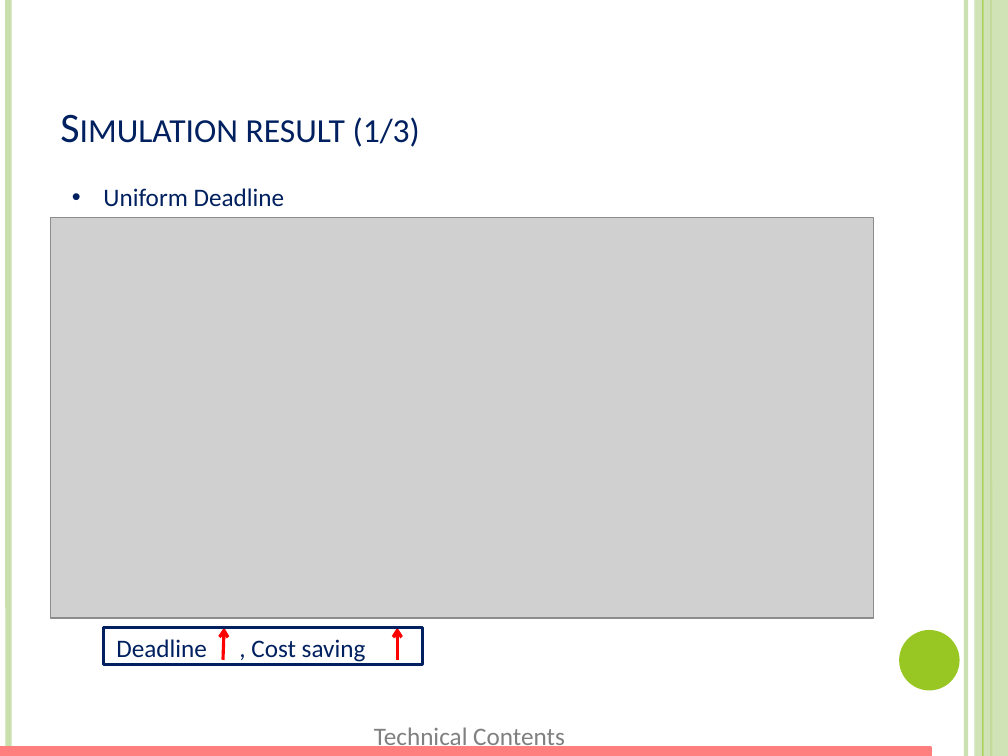
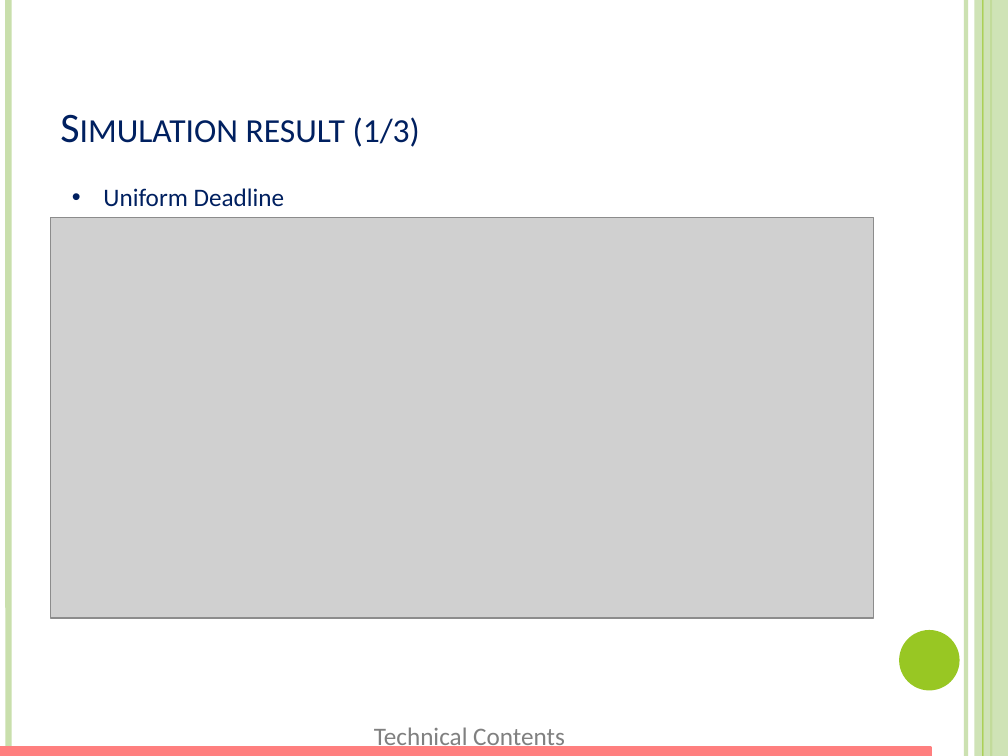
Before and after one commit to xizhonghua/GreenDC-Summary, a slide deck: slide 32 of file/Adnan12-EEGLB.pptm. Drawn at 1008x756 pixels with LibreOffice and Linux fonts; fonts in the diff are those of the drawing; grey boxes stand for pictures. Boxes give left, top, right and bottom in pixels: in the first picture for what was removed or moved away, otherwise in the second. Text is boxed around its words. In the diff, an @@ line names an element or a change of style, - is before the commit and + after.

```diff
--- a/file/Adnan12-EEGLB.pptm
+++ b/file/Adnan12-EEGLB.pptm
@@ group removed at [103, 627, 422, 664]: 2 texts, 2 arrows, 1 rectangle @@
-Deadline
-, Cost saving
```
Also in this commit, not shown: 15 other slides changed, 1 slide added.
